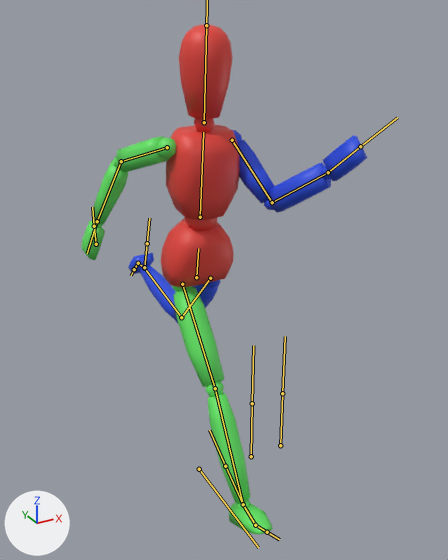
Renders of the FBX model Assets/Models/Template Entity.fbx from each side of a commit.
Both versions are drawn from a camera (50 mm lens) standing at (-0.909, -1.891, 1.629) and looking at (0.107, -0.044, 0.706). The axes (+X, +Y, +Z) are drawn at lower left. The lights are the same throughout. Both versions are drawn at frame 60 of the action 'Armature|Running'; the numbers are the values there. The bones that bend it are drawn over the model as lines.
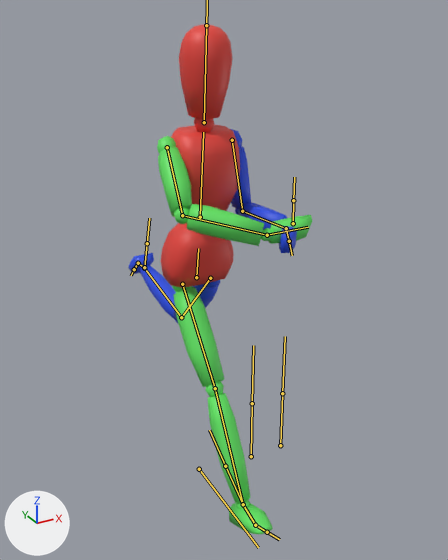
The change, as a diff of the scene's bpy script:
```diff
--- a/Assets/Models/Template Entity.fbx.py
+++ b/Assets/Models/Template Entity.fbx.py
@@ bone_upper_arm_l @@
 bone_upper_arm_l = bpy.data.objects['Armature'].pose.bones['Upper Arm.L']  # child of 'Spine'
-bone_upper_arm_l.rotation_quaternion = (0.731, 0.277, -0.291, -0.551)  # degrees (47, -7, -77)
+bone_upper_arm_l.rotation_quaternion = (0.752, 0.056, -0.065, -0.654)  # degrees (10, -1, -82)
@@ bone_lower_arm_l @@
 bone_lower_arm_l = bpy.data.objects['Armature'].pose.bones['Lower Arm.L']  # child of 'Upper Arm.L'
-bone_lower_arm_l.rotation_quaternion = (0.758, 0.636, -0.136, 0.052)  # degrees (81, -16, -6)
+bone_lower_arm_l.rotation_quaternion = (0.709, 0.703, -0.05, -0.03)  # degrees (90, -2, -6)
@@ bone_hand_l @@
 bone_hand_l = bpy.data.objects['Armature'].pose.bones['Hand.L']  # child of 'Lower Arm.L'
-bone_hand_l.rotation_quaternion = (0.997, 0.073, -0.014, 0.006)  # degrees (8, -2, 1)
+bone_hand_l.rotation_quaternion = (0.962, 0.0, -0.045, -0.271)  # degrees (1, -5, -32)
@@ bone_upper_arm_r @@
 bone_upper_arm_r = bpy.data.objects['Armature'].pose.bones['Upper Arm.R']  # child of 'Spine'
-bone_upper_arm_r.rotation_quaternion = (0.671, -0.287, -0.452, 0.513)  # degrees (-63, -18, 86)
+bone_upper_arm_r.rotation_quaternion = (0.673, 0.296, 0.342, 0.585)  # degrees (53, 7, 85)
@@ bone_lower_arm_r @@
 bone_lower_arm_r = bpy.data.objects['Armature'].pose.bones['Lower Arm.R']  # child of 'Upper Arm.R'
-bone_lower_arm_r.rotation_quaternion = (0.912, 0.392, 0.116, -0.032)  # degrees (47, 14, 2)
+bone_lower_arm_r.rotation_quaternion = (0.849, 0.189, -0.084, 0.486)  # degrees (15, -19, 57)
@@ bone_hand_r @@
 bone_hand_r = bpy.data.objects['Armature'].pose.bones['Hand.R']  # child of 'Lower Arm.R'
-bone_hand_r.rotation_quaternion = (0.999, 0.044, 0.012, -0.004)  # degrees (5, 1, 0)
+bone_hand_r.rotation_quaternion = (0.956, 0.01, 0.115, 0.268)  # degrees (5, 12, 32)
```

Location of each change, (x1, y1, x2, y2) in pixels of the pictures (448 x 560 px):
'Cube', posed (36% narrower): before (81, 25, 367, 534); after (128, 25, 312, 534)
bone 'Upper Arm.L', root to tip: before (232, 140) to (272, 202); after (232, 140) to (242, 211)
bone 'Lower Arm.L', root to tip: before (272, 202) to (328, 172); after (242, 211) to (286, 228)
bone 'Hand.L', root to tip: before (328, 172) to (360, 146); after (286, 228) to (289, 241)
bone 'Upper Arm.R', root to tip: before (167, 147) to (121, 161); after (167, 147) to (182, 215)
bone 'Lower Arm.R', root to tip: before (121, 161) to (97, 221); after (182, 215) to (267, 235)
bone 'Hand.R', root to tip: before (97, 221) to (87, 253); after (267, 235) to (308, 227)
